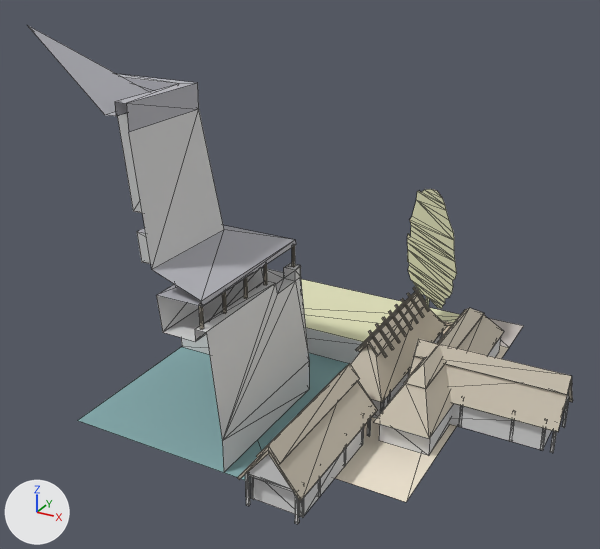
What one commit did to the OBJ model assets/stl_export/wr1c.obj.
Camera for both pictures: a camera (50 mm lens) standing at (30.7, -58.6, 37.0) and looking at (1.5, -5.5, 10.5). Lighting does not change. The marker at lower left points along +X, +Y and +Z. The first picture is the older version. Mesh edges are drawn as thin lines. Where no turn or scale is listed for an object, it has been applied to the vertices. Vertices at exactly the same position are counted once.

Script lines for the objects in view, before the commit:
```python
mat_castleroof = principled_material('castleRoof')
mat_castleroof.base_color = (0.471, 0.471, 0.51)  # grey #b7b7bd
mat_castleroof.roughness = 1.0
mat_cortyard = principled_material('cortyard')
mat_cortyard.base_color = (0.878, 0.792, 0.651)  # pale yellow #f1e6d3
mat_cortyard.roughness = 1.0
mat_straw = principled_material('straw')
mat_straw.base_color = (0.569, 0.514, 0.42)  # light grey #c7bead
mat_straw.roughness = 1.0
me_wr1c = bpy.data.meshes.new('wr1c')
me_wr1c.from_pydata(...)  # 807 vertices, 1206 faces; spans x -15.0..22.6, y -20.7..15.0, z -3.0..29.6
# faces by material slot: [34, 644, 434, 2, 2, 18, 72]
me_wr1c.materials.append(mat_castleroof)  # grey #b7b7bd
me_wr1c.materials.append(mat_default)  # light grey #dadada
me_wr1c.materials.append(mat_straw)  # light grey #c7bead
me_wr1c.materials.append(mat_road)  # light grey #c2bab6
me_wr1c.materials.append(mat_water)  # greyish cyan #88afb1
me_wr1c.materials.append(mat_cortyard)  # pale yellow #f1e6d3
me_wr1c.materials.append(mat_w)  # beige #e2e2bc
ob_wr1c = bpy.data.objects.new('wr1c', me_wr1c)
ob_wr1c.location = (0.0, 0.0, 0.0)
```
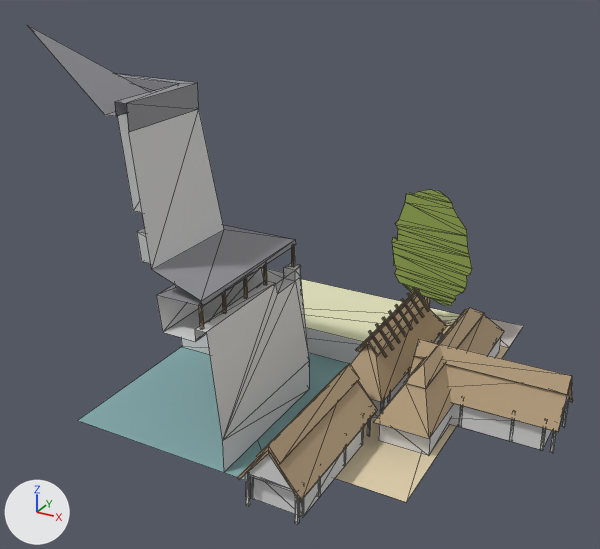
What differs and where, as boxes [x1, y1, x2, y2] in the pictures (600 x 549 px; the box of a moved part takes in the faces that stretch with it):
'wr1c', recoloured, reshaped
    both: [27, 25, 573, 524]
part 1 of me_wr1c, moved or reshaped
    before: [304, 191, 523, 502]
    after: [77, 190, 523, 502]
part 2 of me_wr1c, recoloured
    before: [407, 189, 457, 307]
    after: [392, 190, 472, 306]

Diff of the bpy script that builds the scene:
```diff
--- a/assets/stl_export/wr1c.obj.py
+++ b/assets/stl_export/wr1c.obj.py
@@ mat_castleroof @@
 mat_castleroof = principled_material('castleRoof')
-mat_castleroof.base_color = (0.471, 0.471, 0.51)  # grey #b7b7bd
+mat_castleroof.base_color = (0.294, 0.294, 0.318)  # grey #949499
 mat_castleroof.roughness = 1.0
@@ mat_straw @@
 mat_straw = principled_material('straw')
-mat_straw.base_color = (0.569, 0.514, 0.42)  # light grey #c7bead
+mat_straw.base_color = (0.447, 0.333, 0.204)  # beige #b29c7d
 mat_straw.roughness = 1.0
@@ mat_cortyard @@
 mat_cortyard = principled_material('cortyard')
-mat_cortyard.base_color = (0.878, 0.792, 0.651)  # pale yellow #f1e6d3
+mat_cortyard.base_color = (0.757, 0.639, 0.427)  # beige #e2d1af
 mat_cortyard.roughness = 1.0
@@ mat_tree @@
+mat_tree = principled_material('tree')
+mat_tree.base_color = (0.294, 0.4, 0.0902)  # green #94aa55
+mat_tree.roughness = 1.0
@@ me_wr1c @@
 me_wr1c.from_pydata(...)  # 807 vertices, 1206 faces; spans x -15.0..22.6, y -20.7..15.0, z -3.0..29.6
 # used by ob_wr1c; location = (0.0, 0.0, 0.0)
+# me_wr1c part 1: 77 of 807 vertices moved; they spanned x 3.9..15.0, y -15.0..15.0, z -0.3..14.4 and now span x -15.0..15.0, y -15.0..15.0, z -3.0..14.4; mean shift (-0.6, -0.3, -0.1); largest move (7.0, 8.9, 3.9) -> (-15.0, -15.0, -3.0)
+# me_wr1c part 2: 21 faces spanning x 3.1..11.6, y 7.5..9.7, z 3.7..14.4 switch from mat_w (beige #e2e2bc) to mat_tree (green #94aa55)
 me_wr1c.materials.append(mat_castleroof)
```
